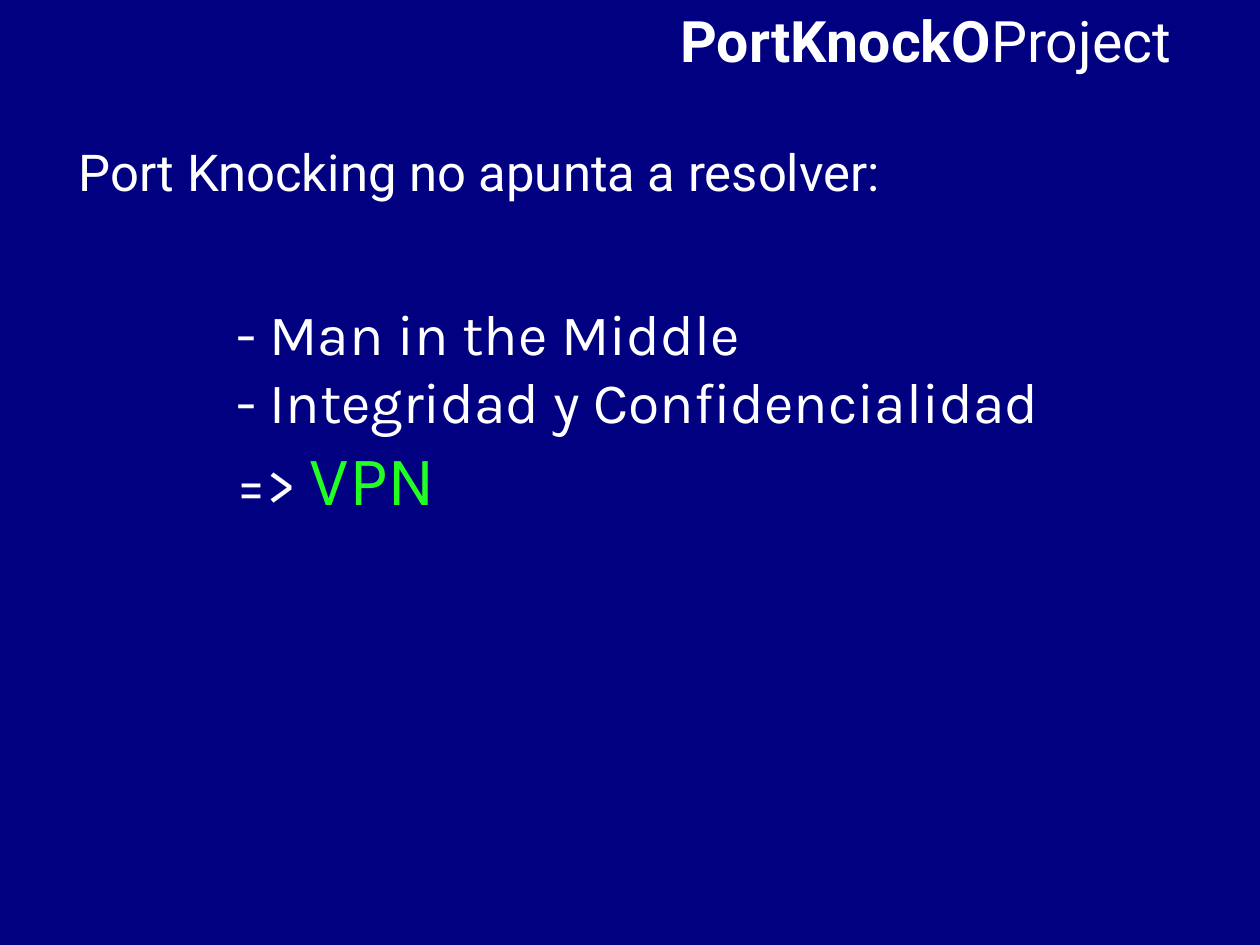
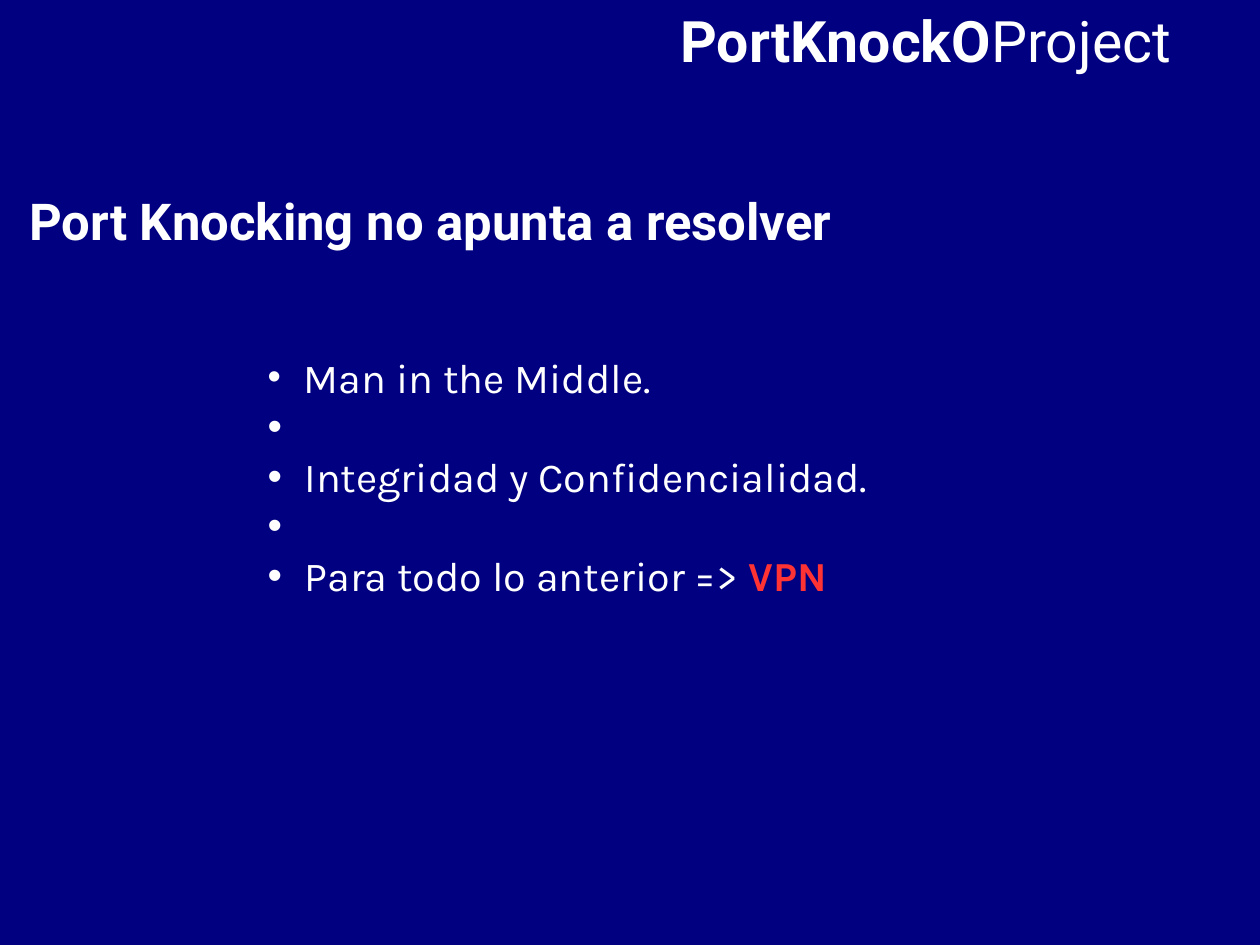
Before and after one commit to BackupTheBerlios/portknocko-svn, a slide deck: slide 11 of trunk/jornadas/jornadas.odp (slide 10 before the commit). Drawn at 1260x945 pixels with LibreOffice and Linux fonts; fonts in the diff are those of the drawing. Boxes give left, top, right and bottom in pixels: in the first picture for what was removed or moved away, otherwise in the second. Text is boxed around its words. In the diff, an @@ line names an element or a change of style, - is before the commit and + after.

```diff
--- a/trunk/jornadas/jornadas.odp
+++ b/trunk/jornadas/jornadas.odp
@@ text at [29,202,831,251]: text changed; bold on @@
-Port Knocking no apunta a resolver:
+Port Knocking no apunta a resolver
@@ text at [304,364,867,592]: text changed; size 36 to 26 pt @@
-- Man in the Middle
-- Integridad y Confidencialidad
-=> VPN
+• Man in the Middle.
+• Integridad y Confidencialidad.
+• Para todo lo anterior => VPN
```
Also in this commit, not shown: 9 other slides changed, 1 slide added.
